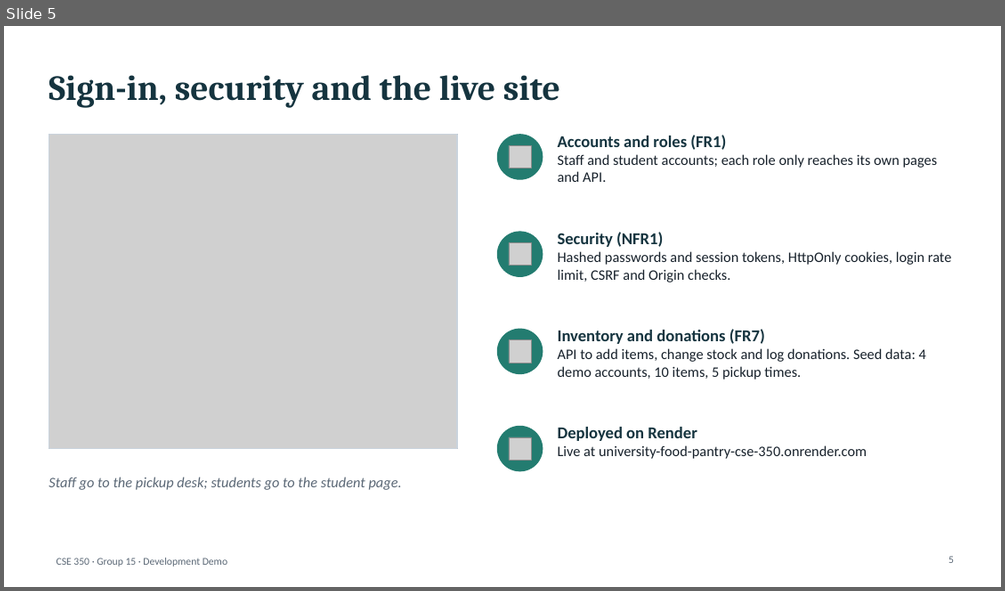
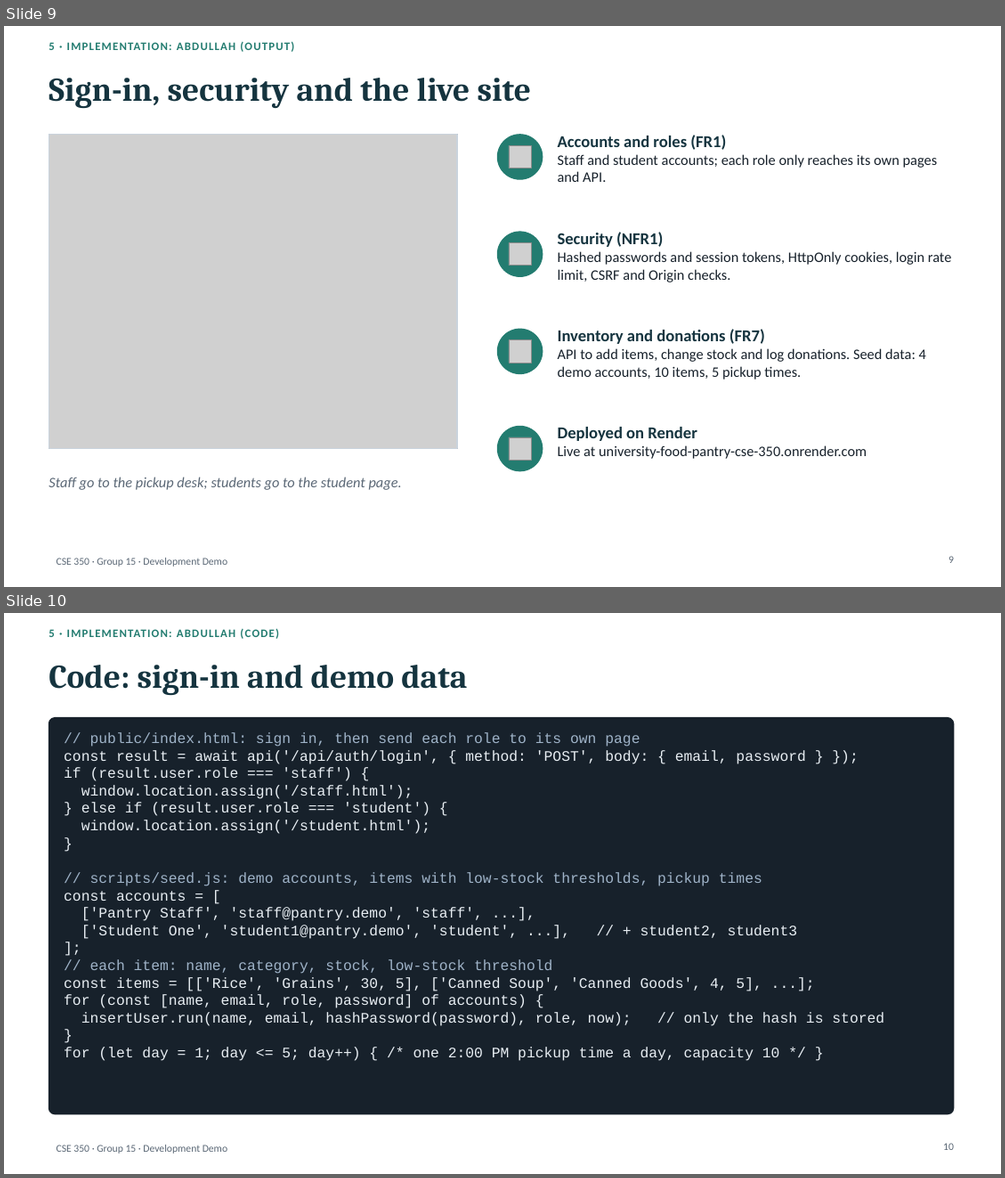
Before and after one commit to a0merr/University-Food-Pantry-CSE-350-, a slide deck: docs/presentation/CSE350_Demo_Deck_DRAFT.pptx. Shown one above the other, each under a label of ours: slide 5 before the commit, slides 9 and 10 after it. The pictures are 1005x591 and 1005x1178 pixels, drawn with LibreOffice and Linux fonts; fonts in the diff are those of the drawing; grey boxes stand for pictures. Boxes give left, top, right and bottom in pixels: in the first picture for what was removed or moved away, otherwise in the second. Text is boxed around its words. In the diff, an @@ line names an element or a change of style, - is before the commit and + after.

```diff
--- a/docs/presentation/CSE350_Demo_Deck_DRAFT.pptx
+++ b/docs/presentation/CSE350_Demo_Deck_DRAFT.pptx
@@ slide 10 added at (x1=4, y1=613, x2=1001, y2=1174), background #FFFFFF; not listed: 1 template element that a slide beside it also shows @@
@@ text added at (x1=48, y1=628, x2=279, y2=639), 11 pt, text #237C70, bold @@
+5 · IMPLEMENTATION: ABDULLAH (CODE)
@@ title added at (x1=48, y1=665, x2=467, y2=696), 32 pt, text #15343F, bold @@
+Code: sign-in and demo data
@@ rounded rectangle added at (x1=48, y1=718, x2=954, y2=1114), fill #17212B, outline #17212B 1 pt @@
@@ text added at (x1=64, y1=732, x2=884, y2=1061), 14 pt, text #E8EEF3 @@
+// public/index.html: sign in, then send each role to its own page
+const result = await api('/api/auth/login', { method: 'POST', body: { email, password } });
+if (result.user.role === 'staff') {
+window.location.assign('/staff.html');
+} else if (result.user.role === 'student') {
+window.location.assign('/student.html');
+}
+// scripts/seed.js: demo accounts, items with low-stock thresholds, pickup times
+const accounts = [
+['Pantry Staff', 'staff@pantry.demo', 'staff', ...],
+['Student One', 'student1@pantry.demo', 'student', ...], // + student2, student3
+];
+// each item: name, category, stock, low-stock threshold
+const items = [['Rice', 'Grains', 30, 5], ['Canned Soup', 'Canned Goods', 4, 5], ...];
+for (const [name, email, role, password] of accounts) {
+insertUser.run(name, email, hashPassword(password), role, now); // only the hash is stored
+}
+for (let day = 1; day <= 5; day++) { /* one 2:00 PM pickup time a day, capacity 10 */ }
@@ page number added at (x1=943, y1=1143, x2=954, y2=1150), 10 pt, text #5B6876 @@
+10
@@ what was slide 5 is now slide 9 @@
@@ slide 9 changed as well @@
@@ text added at (x1=48, y1=41, x2=294, y2=52), 11 pt, text #237C70, bold @@
+5 · IMPLEMENTATION: ABDULLAH (OUTPUT)
@@ title "Sign-in, security and the live ..." at (x1=48, y1=78, x2=531, y2=109): size 34 to 32 pt @@
```
Also in this commit, not shown: 11 other slides changed, 12 other slides added, 1 slide removed, 5 other files.
